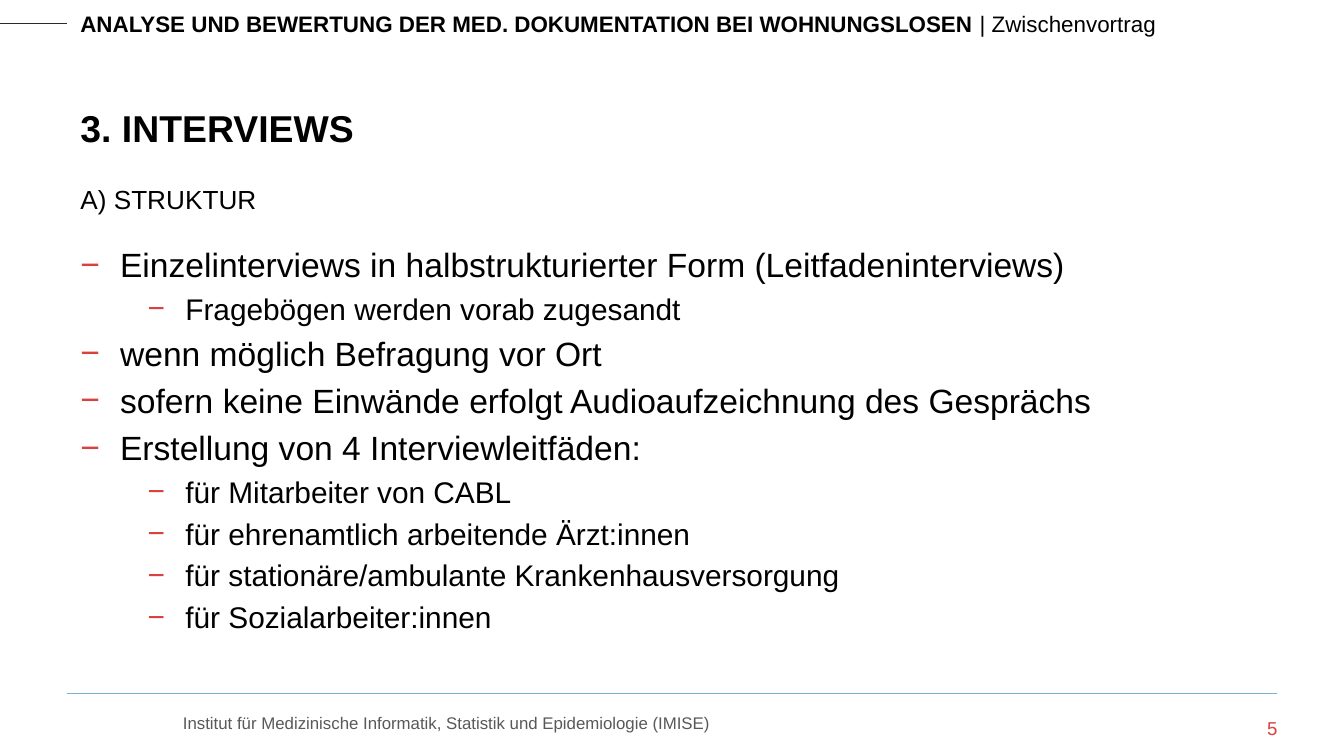
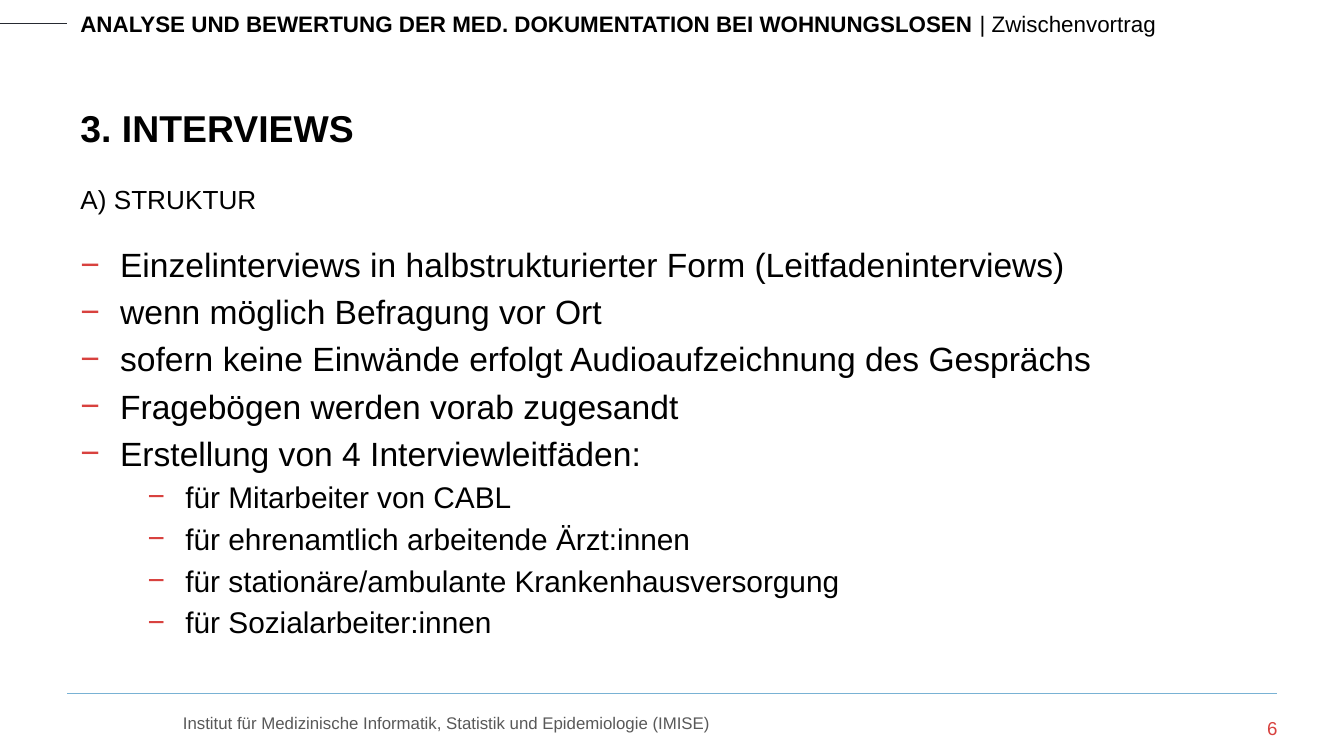
Before and after one commit to RoKuen/masterthesis, a slide deck: slide 6 of Presentations/2_presentation.pptx (slide 5 before the commit). Drawn at 1344x756 pixels with LibreOffice and Linux fonts; fonts in the diff are those of the drawing; background and template pictures are left out. Boxes give left, top, right and bottom in pixels: in the first picture for what was removed or moved away, otherwise in the second. Text is boxed around its words. In the diff, an @@ line names an element or a change of style, - is before the commit and + after.

```diff
--- a/Presentations/2_presentation.pptx
+++ b/Presentations/2_presentation.pptx
@@ text at <box>185,298,680,325</box>: paragraph removed @@
-  − Fragebögen werden vorab zugesandt
@@ text at <box>120,394,678,425</box>: paragraph added @@
+− Fragebögen werden vorab zugesandt
@@ page number at <box>1267,722,1277,735</box>: text changed @@
-5
+6
```
Also in this commit, not shown: 6 other slides changed, 1 slide added.
